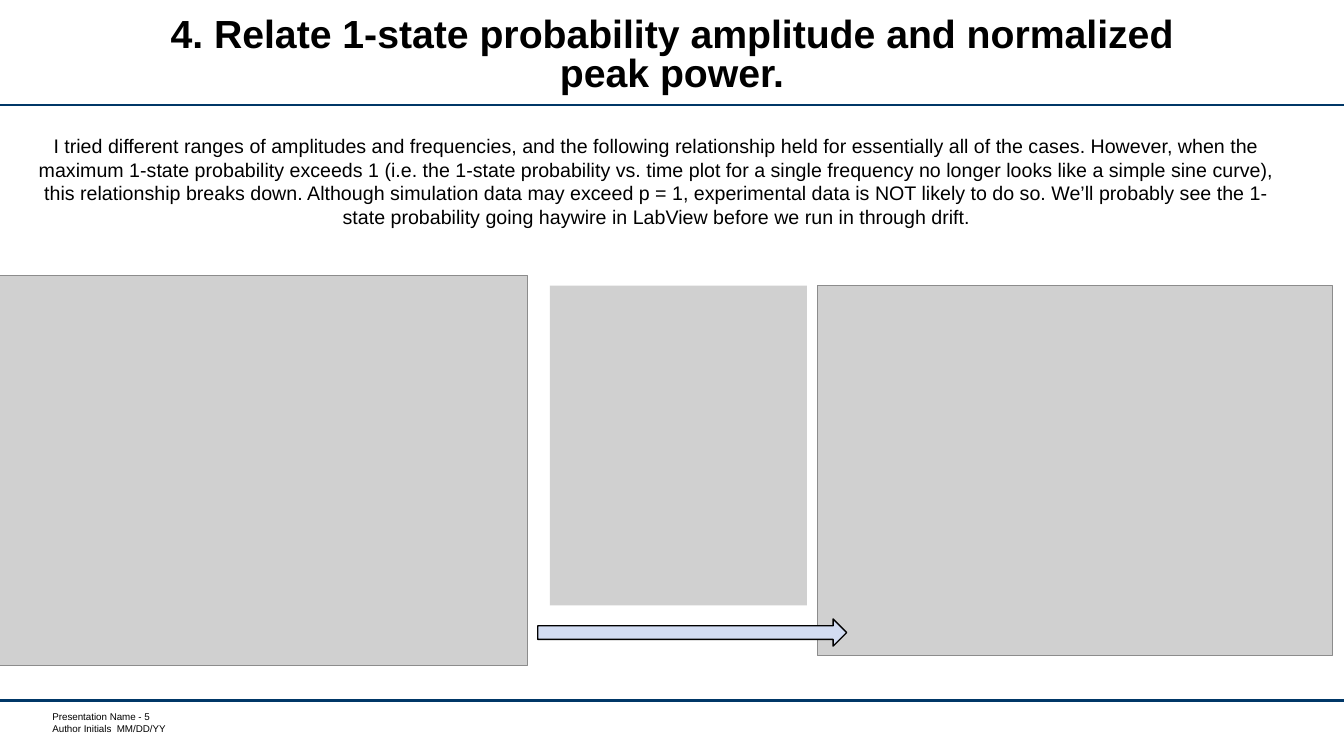
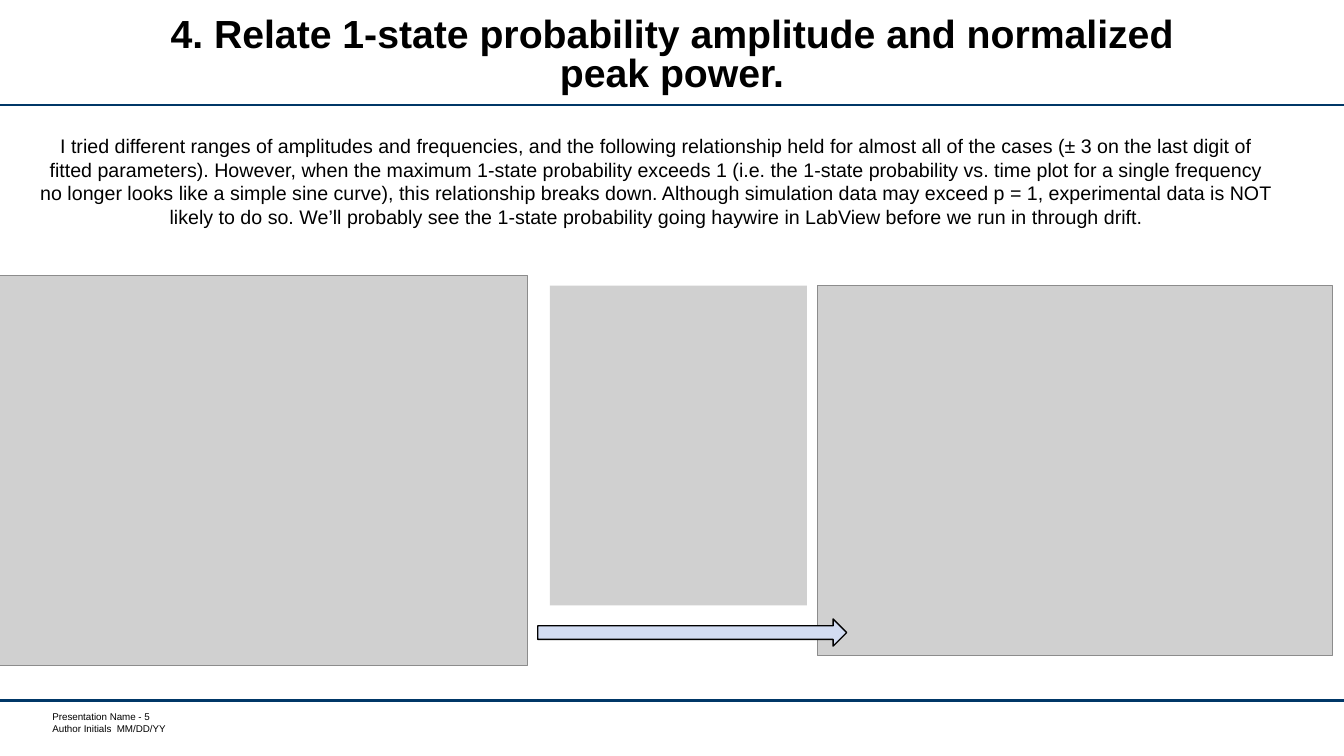
Before and after one commit to garretts-hub/GST_Work, a slide deck: slide 5 of 2018_09_04DriftUpdate.pptx. Drawn at 1344x756 pixels with LibreOffice and Linux fonts; fonts in the diff are those of the drawing; grey boxes stand for pictures; background and template pictures are left out. Boxes give left, top, right and bottom in pixels: in the first picture for what was removed or moved away, otherwise in the second. Text is boxed around its words. In the diff, an @@ line names an element or a change of style, - is before the commit and + after.

Commit message:
Worked through IDCT input

```diff
--- a/2018_09_04DriftUpdate.pptx
+++ b/2018_09_04DriftUpdate.pptx
@@ text at (40,138,1271,228): text changed @@
-I tried different ranges of amplitudes and frequencies, and the following relationship held for essentially all of the cases. However, when the maximum 1-state probability exceeds 1 (i.e. the 1-state probability vs. time plot for a single frequency no longer looks like a simple sine curve), this relationship breaks down. Although simulation data may exceed p = 1, experimental data is NOT likely to do so. We’ll probably see the 1-state probability going haywire in LabView before we run in through drift.
+I tried different ranges of amplitudes and frequencies, and the following relationship held for almost all of the cases (± 3 on the last digit of fitted parameters). However, when the maximum 1-state probability exceeds 1 (i.e. the 1-state probability vs. time plot for a single frequency no longer looks like a simple sine curve), this relationship breaks down. Although simulation data may exceed p = 1, experimental data is NOT likely to do so. We’ll probably see the 1-state probability going haywire in LabView before we run in through drift.
```
Also in this commit, not shown: 4 slides added, 3 other files.
